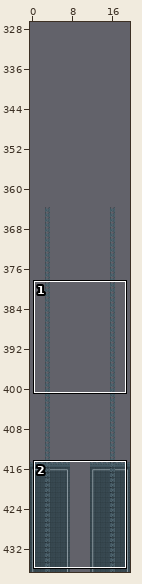
Tiled map -- maps/second_stage.tmx. Above, an overview of the earlier version with the close-up marked.
Close-up. Before the edit:
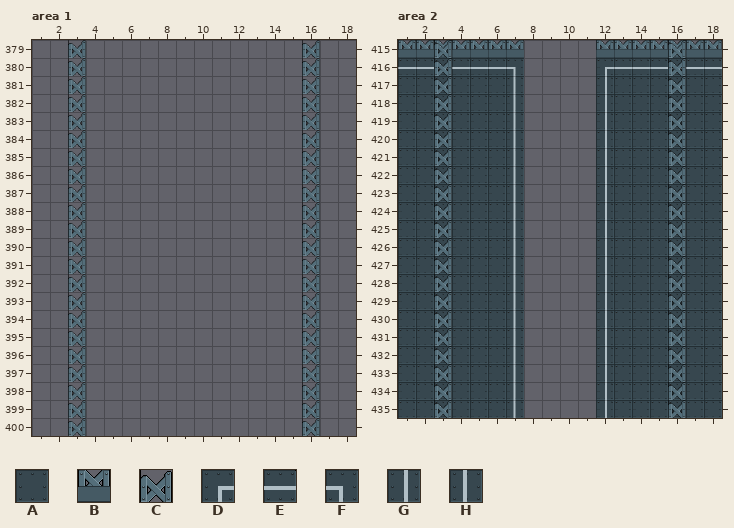
Cells are 32x32 px. Shown: area 1 x 1..18, y 379..400; area 2 x 1..18, y 415..435. The commit also changed other parts of the map, which this record leaves out.
Key: from "hangar_tiles": A 0, B 3, C 5, D 8, E 9, F 10, G 15, H 17.
_ is an empty cell.
Layers that did not change in this view are not listed.
Layer "shadow" before, area 1, first column x 1:
379 __C____________C__
380 __C____________C__
381 __C____________C__
382 __C____________C__
383 __C____________C__
384 __C____________C__
385 __C____________C__
386 __C____________C__
387 __C____________C__
388 __C____________C__
389 __C____________C__
390 __C____________C__
391 __C____________C__
392 __C____________C__
393 __C____________C__
394 __C____________C__
395 __C____________C__
396 __C____________C__
397 __C____________C__
398 __C____________C__
399 __C____________C__
400 __C____________C__
Layer "Tilelaag 1" before, area 2, first column x 1:
415 BBBBBBB____BBBBBBB
416 __E____________E__
417 __A____________A__
418 __A____________A__
419 __A____________A__
420 __A____________A__
421 __A____________A__
422 __A____________A__
423 __A____________A__
424 __A____________A__
425 __A____________A__
426 __A____________A__
427 __A____________A__
428 __A____________A__
429 __A____________A__
430 __A____________A__
431 __A____________A__
432 __A____________A__
433 __A____________A__
434 __A____________A__
435 __A____________A__
Layer "shadow" before, area 2, first column x 1:
415 __C____________C__
416 EECEEEF____DEEECEE
417 AACAAAH____GAAACAA
418 AACAAAH____GAAACAA
419 AACAAAH____GAAACAA
420 AACAAAH____GAAACAA
421 AACAAAH____GAAACAA
422 AACAAAH____GAAACAA
423 AACAAAH____GAAACAA
424 AACAAAH____GAAACAA
425 AACAAAH____GAAACAA
426 AACAAAH____GAAACAA
427 AACAAAH____GAAACAA
428 AACAAAH____GAAACAA
429 AACAAAH____GAAACAA
430 AACAAAH____GAAACAA
431 AACAAAH____GAAACAA
432 AACAAAH____GAAACAA
433 AACAAAH____GAAACAA
434 AACAAAH____GAAACAA
435 AACAAAH____GAAACAA
The same view after the edit:
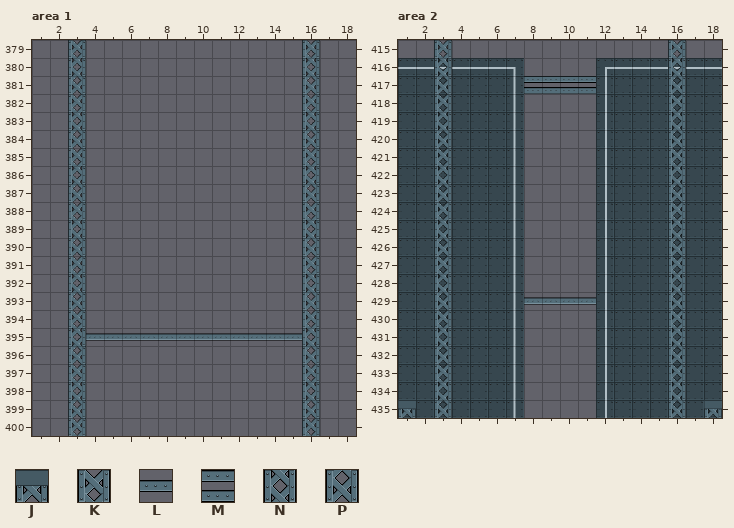
Further tiles: from "hangar_tiles": J 2, K 7, L 11, M 12, N 14, P 21 "rtank".
Edits made:
Layer "shadow", area 1:
Tile K replaces tile C in row 379 at x 3 and 16; in row 382 at x 3 and 16; in row 385 at x 3 and 16; in row 388 at x 3 and 16; in row 391 at x 3 and 16; in row 394 at x 3 and 16.
Tile K replaces tile C in row 397 at x 3 and 16; in row 400 at x 3 and 16.
Tile L is added in row 395 at x 4 to 15.
Tile N replaces tile C in row 380 at x 3 and 16; in row 383 at x 3 and 16; in row 386 at x 3 and 16; in row 389 at x 3 and 16; in row 392 at x 3 and 16; in row 395 at x 3 and 16.
Tile N replaces tile C in row 398 at x 3 and 16.
Tile P replaces tile C in row 381 at x 3 and 16; in row 384 at x 3 and 16; in row 387 at x 3 and 16; in row 390 at x 3 and 16; in row 393 at x 3 and 16; in row 396 at x 3 and 16.
Tile P replaces tile C in row 399 at x 3 and 16.
Layer "Tilelaag 1", area 2:
Tile A is added in row 435 at x 1 and 18.
Tile L is added in row 429 at x 8 to 11.
Tile M is added in row 417 at x 8 to 11.
The edit erases tile B in row 415 at x 1 to 7 and 12 to 18.
Layer "shadow", area 2:
Tile J replaces tile A in row 435 at x 1 and 18.
Tile K replaces tile C in row 415 at x 3 and 16; in row 418 at x 3 and 16; in row 421 at x 3 and 16; in row 424 at x 3 and 16; in row 427 at x 3 and 16; in row 430 at x 3 and 16.
Tile K replaces tile C in row 433 at x 3 and 16.
Tile N replaces tile C in row 416 at x 3 and 16; in row 419 at x 3 and 16; in row 422 at x 3 and 16; in row 425 at x 3 and 16; in row 428 at x 3 and 16; in row 431 at x 3 and 16.
Tile N replaces tile C in row 434 at x 3 and 16.
Tile P replaces tile C in row 417 at x 3 and 16; in row 420 at x 3 and 16; in row 423 at x 3 and 16; in row 426 at x 3 and 16; in row 429 at x 3 and 16; in row 432 at x 3 and 16.
Tile P replaces tile C in row 435 at x 3 and 16.
Where, in picture pixels (left, top, right, bottom), the same in both close-ups:
changed: (68, 40, 320, 436)
changed: (398, 40, 524, 418)
changed: (596, 40, 722, 418)
added: (524, 76, 596, 94)
added: (524, 297, 596, 305)
